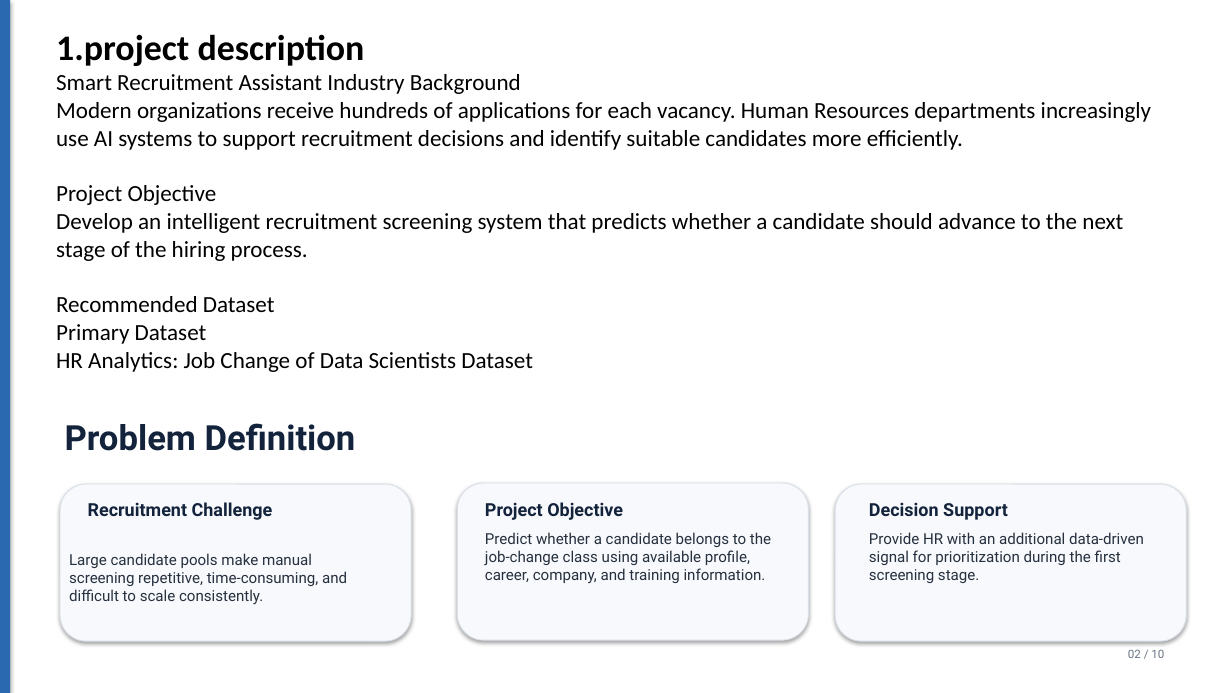
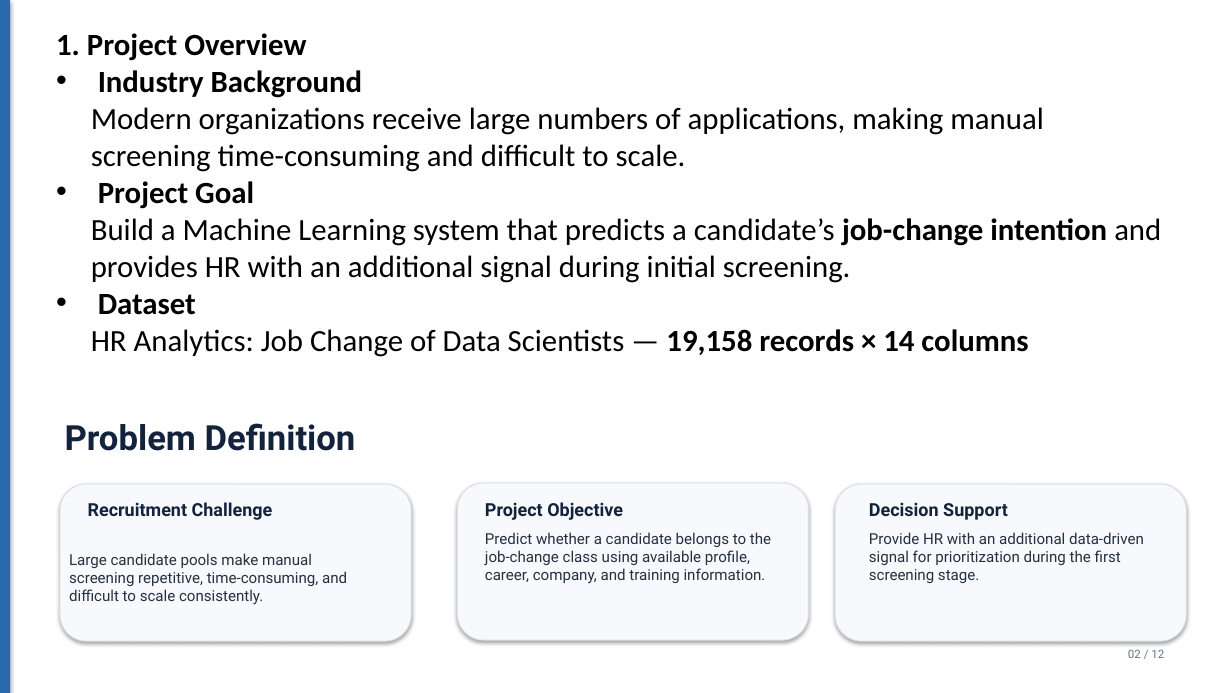
Before and after one commit to kero2173/Smart-Recruitment-Assistant, a slide deck: slide 2 of presentation/Smart_Recruitment_Assistant_Professional_Updated (1).pptx. Drawn at 1232x693 pixels with LibreOffice and Linux fonts; fonts in the diff are those of the drawing. Boxes give left, top, right and bottom in pixels: in the first picture for what was removed or moved away, otherwise in the second. Text is boxed around its words. In the diff, an @@ line names an element or a change of style, - is before the commit and + after.

```diff
--- a/presentation/Smart_Recruitment_Assistant_Professional_Updated (1).pptx
+++ b/presentation/Smart_Recruitment_Assistant_Professional_Updated (1).pptx
@@ text at box(56, 33, 1161, 357): text changed; size 18 to 24 pt @@
-1.project description
-Smart Recruitment Assistant Industry Background
-Modern organizations receive hundreds of applications for each vacancy. Human Resources departments increasingly use AI systems to support recruitment decisions and identify suitable candidates more efficiently.
-Project Objective
-Develop an intelligent recruitment screening system that predicts whether a candidate should advance to the next stage of the hiring process.
-Recommended Dataset
-Primary Dataset
-HR Analytics: Job Change of Data Scientists Dataset
+1. Project Overview
+• Industry Background
+  Modern organizations receive large numbers of applications, making manual screening time-consuming and difficult to scale.
+• Project Goal
+  Build a Machine Learning system that predicts a candidate’s job-change intention and provides HR with an additional signal during initial screening.
+• Dataset
+  HR Analytics: Job Change of Data Scientists — 19,158 records × 14 columns
@@ text at box(1128, 649, 1164, 658): text changed @@
-02 / 10
+02 / 12
```
Also in this commit, not shown: 11 other slides changed, 1 slide removed.
